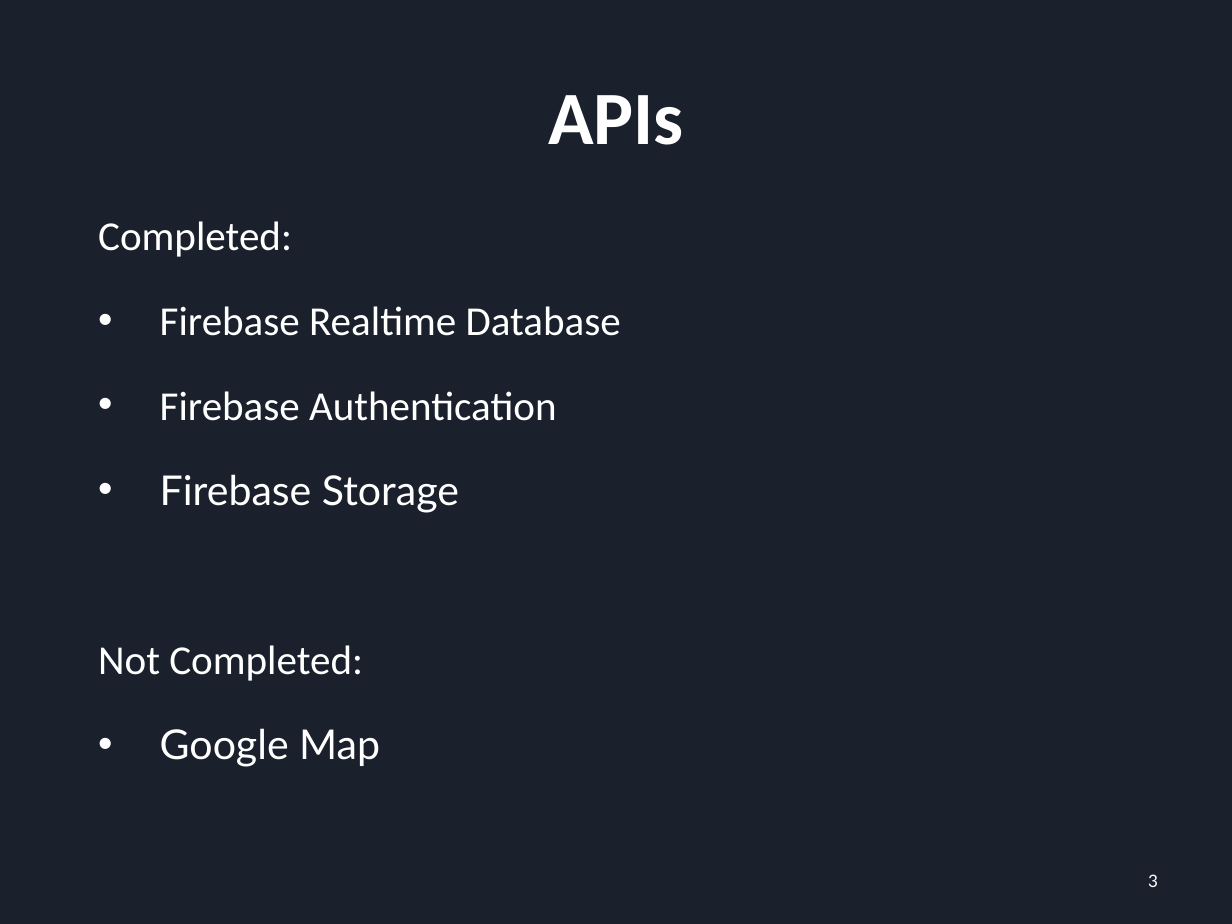
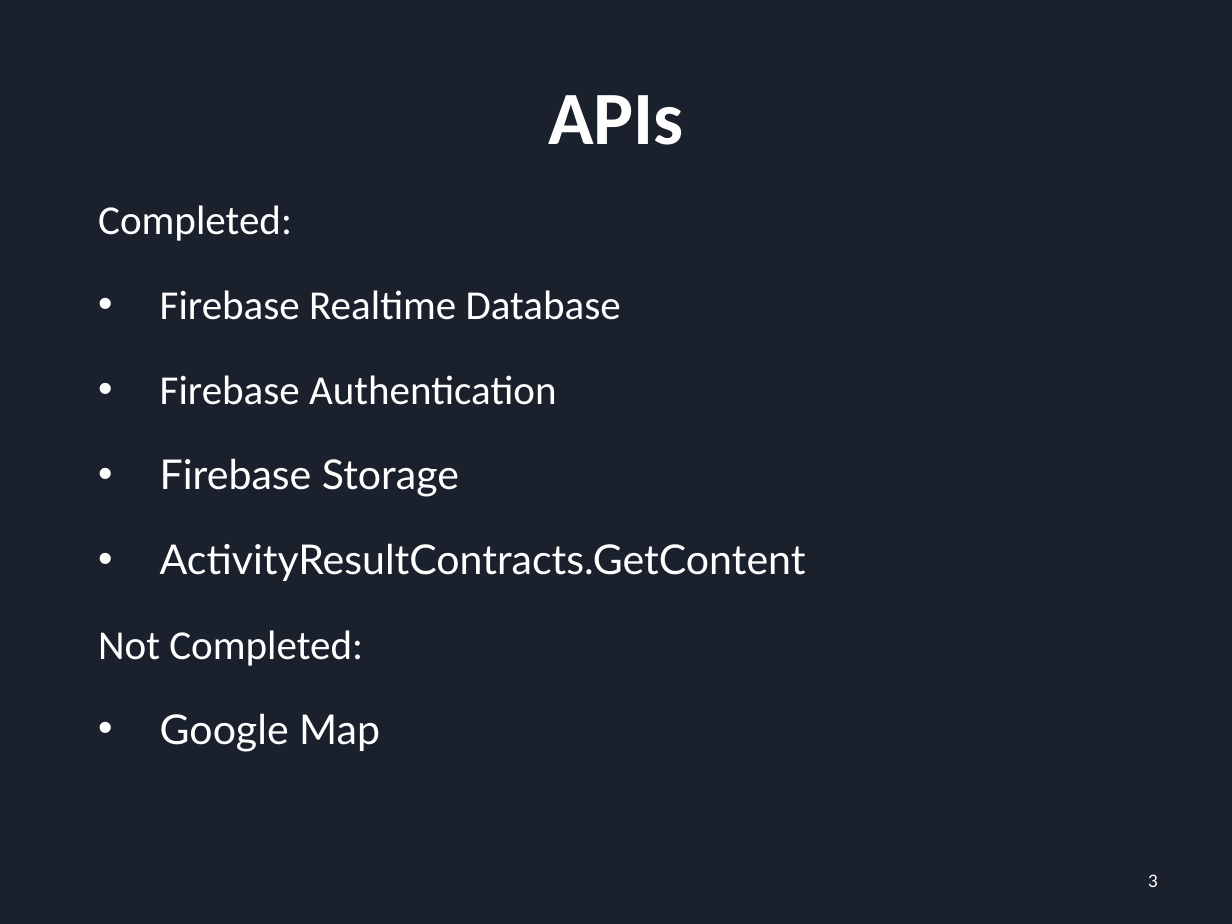
Before and after one commit to YuchenCao1/Jialong-Yuchen-Zihan-Team-BU-Event-Planer, a slide deck: slide 3 of Sprint_2_PRE .pptx. Drawn at 1232x924 pixels with LibreOffice and Linux fonts; fonts in the diff are those of the drawing. Boxes give left, top, right and bottom in pixels: in the first picture for what was removed or moved away, otherwise in the second. Text is boxed around its words. In the diff, an @@ line names an element or a change of style, - is before the commit and + after.

```diff
--- a/Sprint_2_PRE .pptx
+++ b/Sprint_2_PRE .pptx
@@ text "Completed:": place and size @@
-text "Completed:" at [98, 221, 621, 767]
+text "Completed:" at [98, 205, 806, 752]
@@ text at [160, 543, 806, 581]: paragraph added @@
+• ActivityResultContracts.GetContent
```
